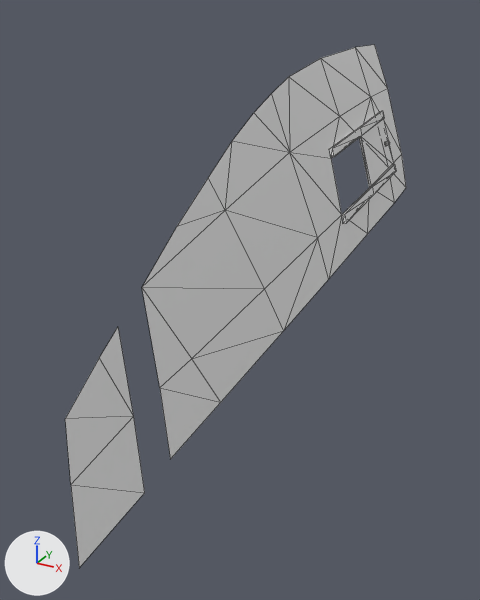
One commit to the OBJ model Meshes/Dirt Showdown/Ford_Fiesta_HFHV/Fiesta HFHV door l window.obj: the scene before it, then after it.
The view is the same before and after, from a 50 mm camera at (11.9, -13.1, 32.4) aimed at (-8.2, 23.5, 14.1). The lights are fixed; the arrows at lower left show +X, +Y and +Z. Mesh edges are drawn as thin lines. Where no turn or scale is listed for an object, it has been applied to the vertices.

Names of what the first picture shows: 'door_l_window_x0_window_fl'.
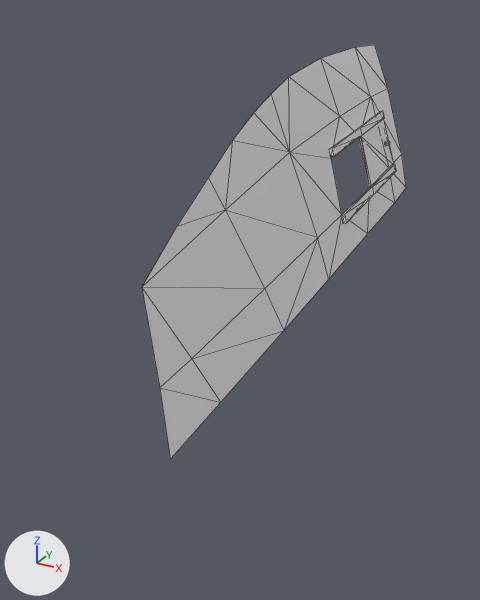
Edits to the bpy script that builds the scene:
```text
Change me_door_l_window_x0_window_fl:
    where me_door_l_window_x0_window_fl.from_pydata(...)  # 79 vertices, 103 faces; spans x -9.8..-3.6, y 1.7..53.2, z 11.6..29.2
    used by ob_door_l_window_x0_window_fl; location = (0.0, 0.0, 0.0)
    me_door_l_window_x0_window_fl part 1: the loose piece of 7 vertices spanning x -5.8..-3.6, y 1.7..7.7, z 11.6..19.4 is deleted
```

What differs and where, as boxes [x1, y1, x2, y2] in the pictures (480 x 600 px):
'door_l_window_x0_window_fl', reshaped (23% narrower, 21% shorter): before [65, 45, 406, 568]; after [142, 45, 406, 459]
part 1 of me_door_l_window_x0_window_fl, deleted: before [65, 327, 145, 568]
